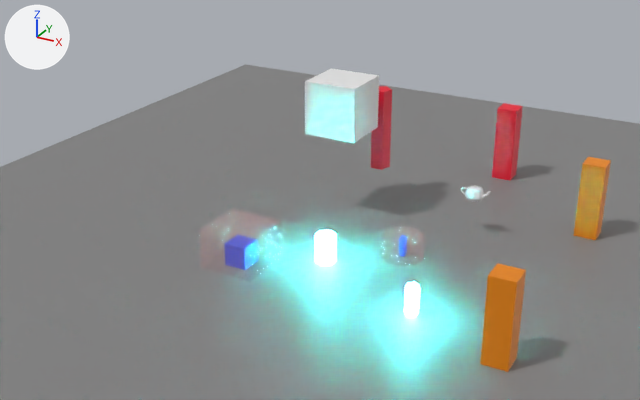
The glTF model assets/models/level1.glb: old version first, new version second.
One viewpoint serves both versions: a camera (50 mm lens) standing at (26.8, -63.5, 35.3) and looking at (-8.3, 0.3, 3.5). The axes (+X, +Y, +Z) are drawn at upper left. The lights are the same throughout. Objects named as collision shapes, trigger or cutter boxes, shadow casters or lower levels of detail are left out. Where no turn or scale is listed for an object, it has been applied to the vertices.

Names of what the first picture shows: 'Cube.004', 'Cylinder', 'FallingCube', 'GlowyThing', 'Ground', 'Pillar_geometry', 'Pillar_geometry.001', 'container_sensor', 'player_sensor'.
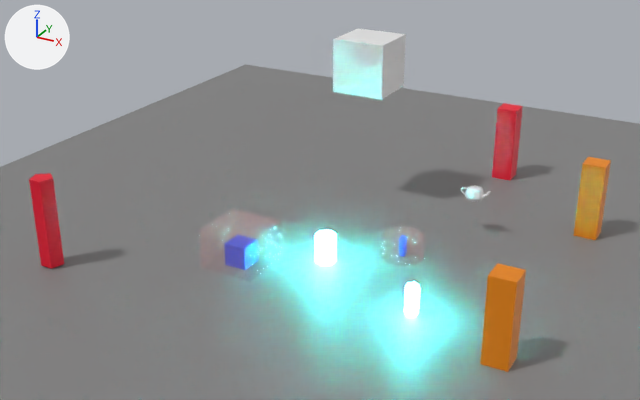
Patch to the scene script:
```diff
--- a/assets/models/level1.glb.py
+++ b/assets/models/level1.glb.py
@@ ob_fallingcube @@
 ob_fallingcube = bpy.data.objects.new('FallingCube', me_cube_016)
-ob_fallingcube.location = (-9.15, 6.02, 10.62)
+ob_fallingcube.location = (-8.38, 10.01, 13.71)
@@ ob_cylinder @@
 ob_cylinder = bpy.data.objects.new('Cylinder', me_cylinder_001)
-ob_cylinder.location = (-7.41, 10.85, 7.19)
+ob_cylinder.location = (-25.39, -15.66, 4.07)
```

What differs and where, as boxes [x1, y1, x2, y2] in the pictures (640 x 400 px):
'FallingCube', moved
    before: [305, 69, 379, 143]
    after: [333, 28, 406, 100]
'Cylinder', moved
    before: [371, 86, 392, 170]
    after: [29, 173, 64, 269]
